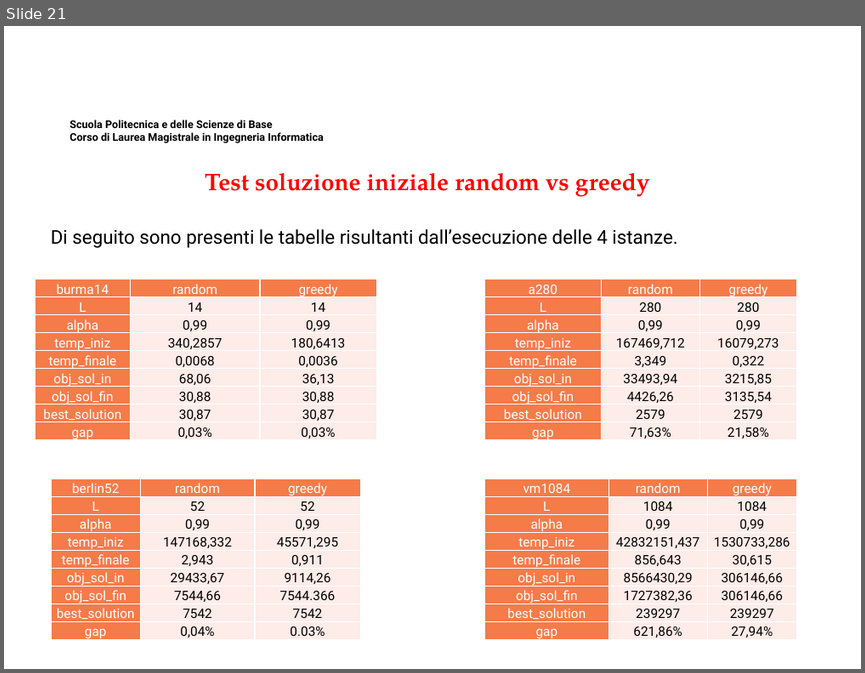
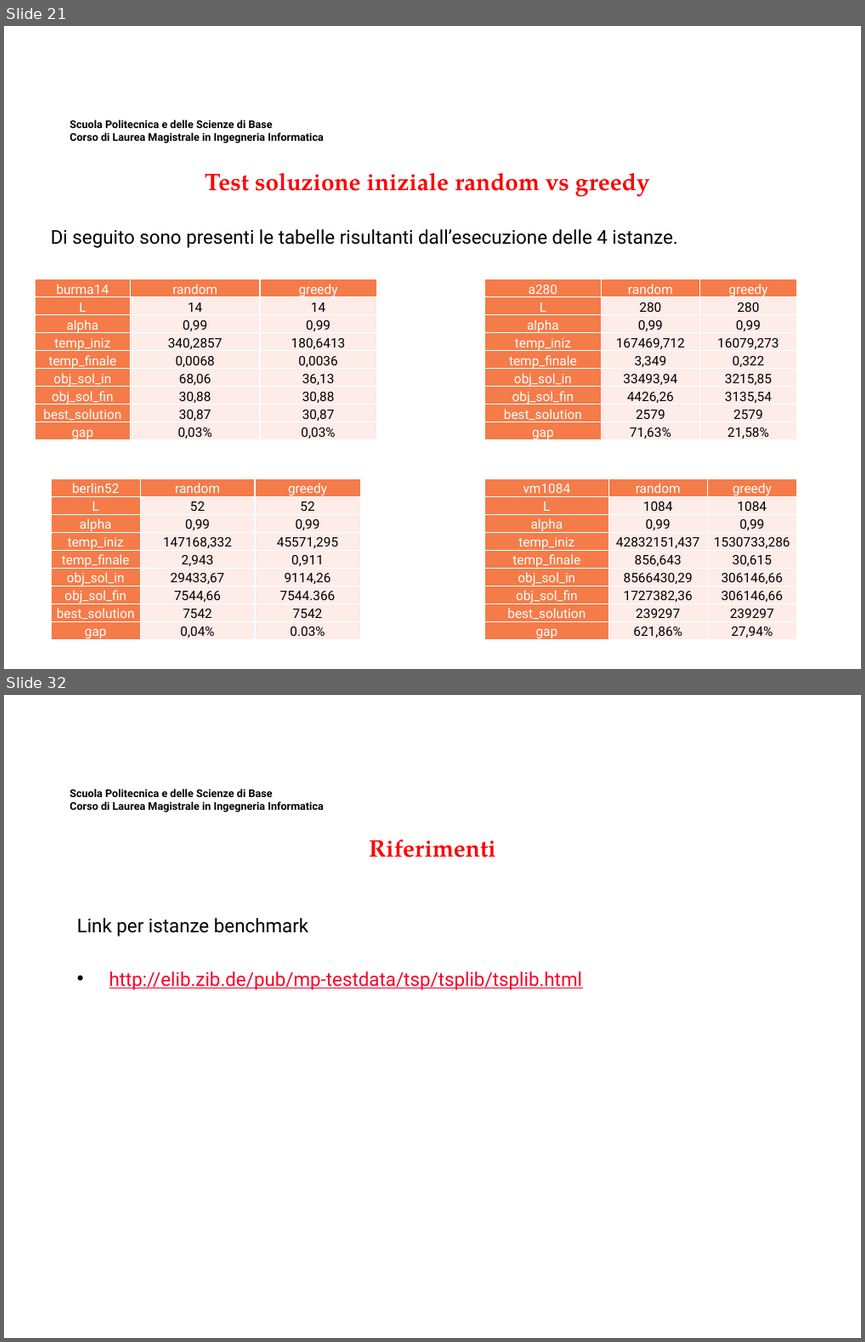
Before and after one commit to MicheleMaresca98/TSP-SimulatedAnnealing, a slide deck: Presentazione Elaborato Ricerca Operativa.pptx. Shown one above the other, each under a label of ours: slide 21 before the commit, slides 21 and 32 after it; the slides between them are not shown. The pictures are 865x673 and 865x1342 pixels, drawn with LibreOffice and Linux fonts; fonts in the diff are those of the drawing; background and template pictures are left out. Boxes give left, top, right and bottom in pixels: in the first picture for what was removed or moved away, otherwise in the second. Text is boxed around its words. In the diff, an @@ line names an element or a change of style, - is before the commit and + after.

```diff
--- a/Presentazione Elaborato Ricerca Operativa.pptx
+++ b/Presentazione Elaborato Ricerca Operativa.pptx
@@ slide 32 added at bbox=[4, 695, 861, 1338], background #FFFFFF; not listed: 1 template element that a slide beside it also shows @@
@@ text added at bbox=[369, 839, 496, 857], 20 pt, text #FF0000, bold @@
+Riferimenti
@@ text added at bbox=[77, 918, 582, 990], 16 pt, text #FC0128, underline @@
+Link per istanze benchmark
+• http://elib.zib.de/pub/mp-testdata/tsp/tsplib/tsplib.html
```
Also in this commit, not shown: 3 slides changed, 7 other slides added, 3 other files.
